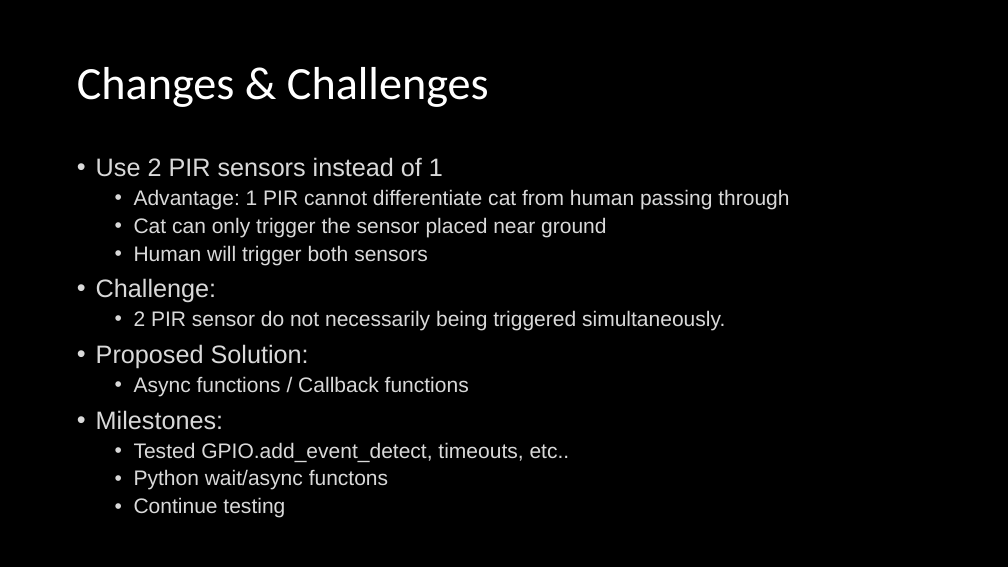
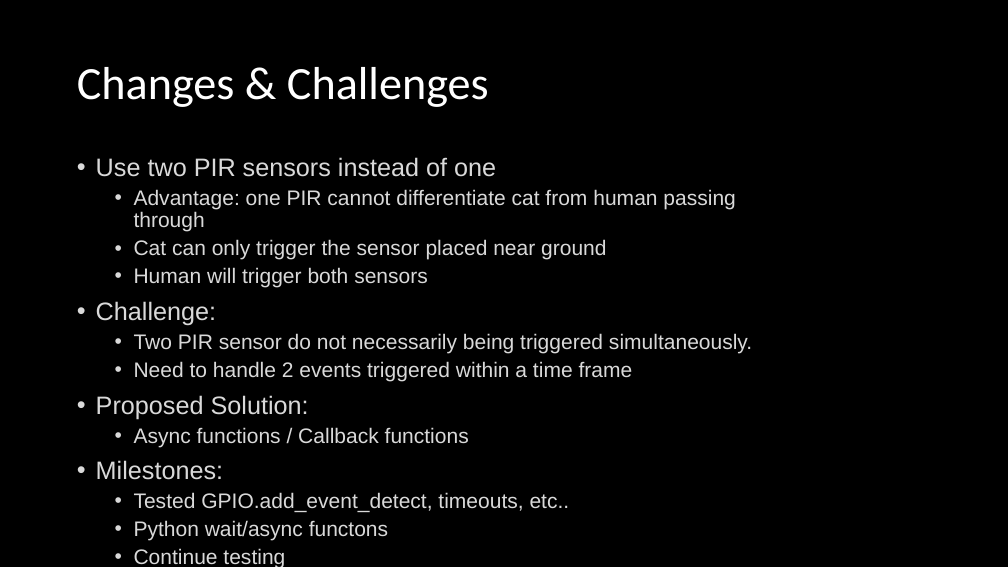
Before and after one commit to phillipad7/ist360_proj, a slide deck: slide 9 of IOT 360 Project Update.pptx (slide 5 before the commit). Drawn at 1008x567 pixels with LibreOffice and Linux fonts; fonts in the diff are those of the drawing. Boxes give left, top, right and bottom in pixels: in the first picture for what was removed or moved away, otherwise in the second. Text is boxed around its words. In the diff, an @@ line names an element or a change of style, - is before the commit and + after.

```diff
--- a/IOT 360 Project Update.pptx
+++ b/IOT 360 Project Update.pptx
@@ text at (96,157,735,232): text changed @@
-• Use 2 PIR sensors instead of 1
-  • Advantage: 1 PIR cannot differentiate cat from human passing through
+• Use two PIR sensors instead of one
+  • Advantage: one PIR cannot differentiate cat from human passing through
@@ text at (134,333,752,381): text changed @@
-  • 2 PIR sensor do not necessarily being triggered simultaneously.
+  • Two PIR sensor do not necessarily being triggered simultaneously.
+  • Need to handle 2 events triggered within a time frame
```
Also in this commit, not shown: 2 other slides changed, 4 slides added, 2 slides removed, 1 other file.
